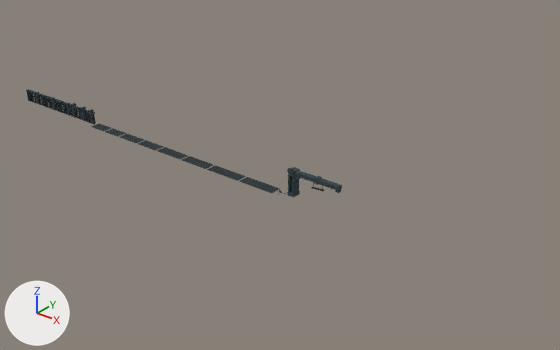
Two versions of the glTF model pit-scene/kit/T1_Kit_All_preview.glb, one commit apart.
One viewpoint serves both versions: a camera (50 mm lens) standing at (284.0, -180.0, 118.0) and looking at (131.0, 12.0, -1.0). Lighting does not change. The marker at lower left points along +X, +Y and +Z. The picture after the commit comes second.

In view in the first picture: 'T1_FloorStrip_W11_A', 'T1_FloorStrip_W13_A', 'T1_FloorStrip_W13_B', 'T1_FloorStrip_W7_A', 'T1_FloorStrip_W7_B', 'T1_FloorStrip_W9_A', 'T1_FloorStrip_W9_B', 'T1_Gate_Lintel', 'T1_Gate_Tower' and 10 more.
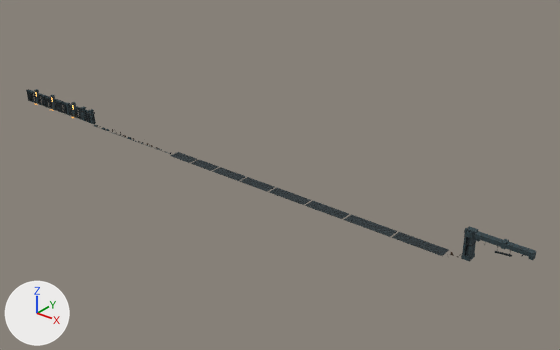
Location of each change, (x1, y1, x2, y2) in pixels of the pictures (560 x 350 px):
'T1_Gate_Lintel', moved
    before: (295, 170, 342, 193)
    after: (474, 231, 536, 260)
'T1_Gate_Tower', moved
    before: (287, 167, 300, 197)
    after: (461, 226, 478, 262)
'T1_FloorStrip_W13_B', moved
    before: (239, 177, 280, 193)
    after: (305, 201, 349, 219)
'T1_FloorStrip_W13_A', moved
    before: (207, 165, 246, 181)
    after: (269, 188, 311, 205)
'T1_FloorStrip_W15_B', added
    after: (391, 232, 449, 256)
'T1_FloorStrip_W15_A', added
    after: (344, 214, 397, 237)
'T1_FloorStrip_W11_A', moved
    before: (157, 147, 188, 159)
    after: (212, 167, 246, 181)
'T1_FloorStrip_W9_B', moved
    before: (138, 140, 163, 151)
    after: (190, 160, 219, 171)
'T1_FloorStrip_W9_A', moved
    before: (120, 134, 144, 143)
    after: (170, 152, 197, 163)
'T1_FloorStrip_W7_B', deleted
    before: (105, 128, 126, 137)
'T1_FloorStrip_W7_A', deleted
    before: (91, 123, 111, 131)

What changed in the scene script:
```text
Add img_t1_scenery_emit:
    img_t1_scenery_emit = load_image('T1_Scenery_Emit', '_unpacked/T1_Scenery_Emit', 1024, 1024, 'sRGB')
Add mat_t1_scenery_001:
    mat_t1_scenery_001 = bpy.data.materials.new('T1_Scenery.001')
    # uses the picture img_t1_scenery_atlas
    # uses the picture img_t1_scenery_emit
Add me_t1_floorstrip_w15_b:
    me_t1_floorstrip_w15_b.from_pydata(...)  # 320 vertices, 600 faces; spans x -8.4..8.4, y -2.2..2.2, z 0.0
    me_t1_floorstrip_w15_b.materials.append(mat_t1_scenery_001)
Add me_t1_floorstrip_w15_a:
    me_t1_floorstrip_w15_a.from_pydata(...)  # 320 vertices, 600 faces; spans x -8.4..8.4, y -2.2..2.2, z 0.0
    me_t1_floorstrip_w15_a.materials.append(mat_t1_scenery_001)
Remove ob_t1_floorstrip_w7_a:
    ob_t1_floorstrip_w7_a = bpy.data.objects.new('T1_FloorStrip_W7_A', me_t1_floorstrip_w7_a)
    ob_t1_floorstrip_w7_a.location = (48.9, 0.0, 0.0)
Remove ob_t1_floorstrip_w7_b:
    ob_t1_floorstrip_w7_b = bpy.data.objects.new('T1_FloorStrip_W7_B', me_t1_floorstrip_w7_b)
    ob_t1_floorstrip_w7_b.location = (57.3, 0.0, 0.0)
Change ob_t1_floorstrip_w9_a:
    ob_t1_floorstrip_w9_a.location: (66.8, 0.0, 0.0) -> (95.1, 0.0, 0.0)
Change ob_t1_floorstrip_w9_b:
    ob_t1_floorstrip_w9_b.location: (77.4, 0.0, 0.0) -> (105.7, 0.0, 0.0)
Change ob_t1_floorstrip_w11_a:
    ob_t1_floorstrip_w11_a.location: (89.2, 0.0, 0.0) -> (117.4, 0.0, 0.0)
Change ob_t1_floorstrip_w13_a:
    ob_t1_floorstrip_w13_a.location: (116.1, 0.0, 0.0) -> (144.3, 0.0, 0.0)
Change ob_t1_floorstrip_w13_b:
    ob_t1_floorstrip_w13_b.location: (131.2, 0.0, 0.0) -> (159.4, 0.0, 0.0)
Change ob_t1_gate_lintel:
    ob_t1_gate_lintel.location: (155.0, 0.0, 0.0) -> (218.0, 0.0, 0.0)
Change ob_t1_gate_tower:
    ob_t1_gate_tower.location: (144.7, 0.0, 0.0) -> (207.7, 0.0, 0.0)
Add ob_t1_floorstrip_w15_b:
    ob_t1_floorstrip_w15_b = bpy.data.objects.new('T1_FloorStrip_W15_B', me_t1_floorstrip_w15_b)
    ob_t1_floorstrip_w15_b.location = (193.1, 0.0, 0.0)
Add ob_t1_floorstrip_w15_a:
    ob_t1_floorstrip_w15_a = bpy.data.objects.new('T1_FloorStrip_W15_A', me_t1_floorstrip_w15_a)
    ob_t1_floorstrip_w15_a.location = (175.7, 0.0, 0.0)
```
